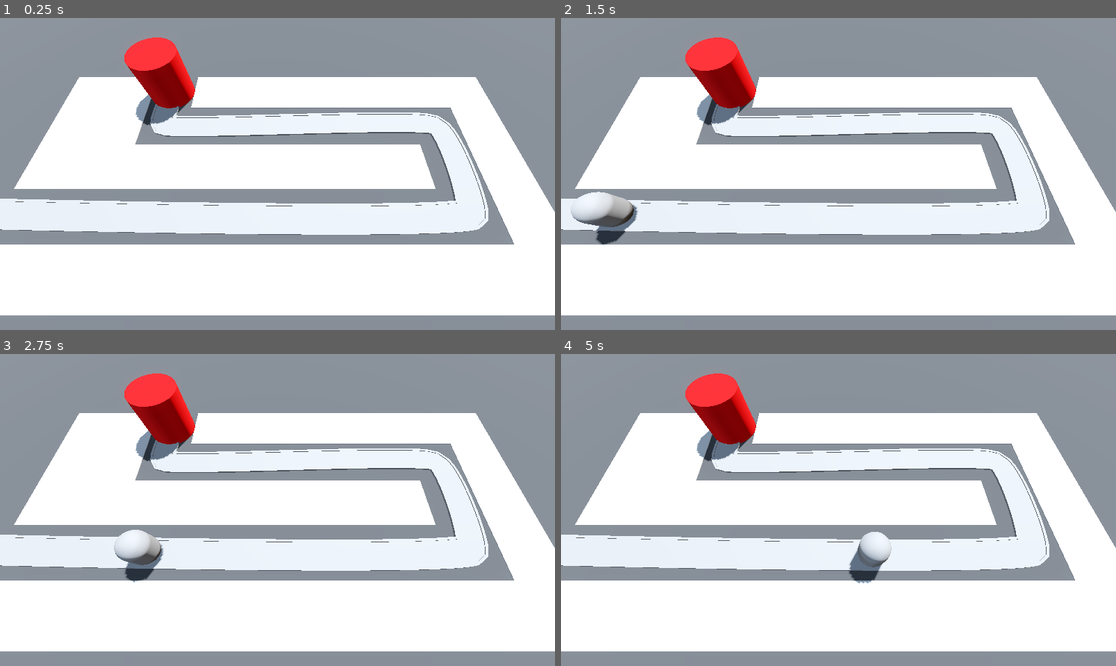
Above: before the commit, frames 1-4 (two rows, left to right).
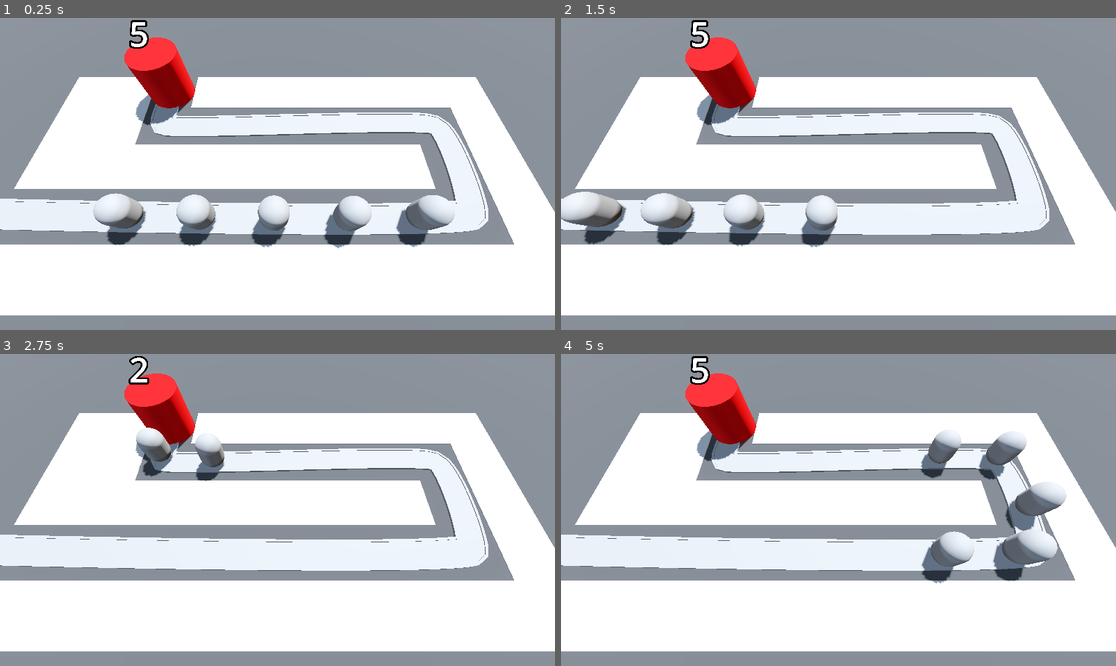
Above: after the commit, the same moments.

Repository: MireiaGonzalez/3d-tower-defence
Game: Godot game, scene res://BaseLevel.tscn
Same seed, same stepped clock (60 frames per second), same inputs: the game is played once before the commit and once after it.
Inputs:
- Up to frame 1 (0.25 s): no input
- Up to frame 2 (1.5 s): no input
- Up to frame 3 (2.75 s): no input
- Up to frame 4 (5 s): no input

The runs differ from the first frame. In frame 1, 4.1% of the frame differs, in the area x 16-82%, y 0-74%; in frame 2, 3.5%; in frame 3, 2.2%; in frame 4, 5.0%, in the area x 23-92%, y 0-74%.

Commit message:
improve handle base health

Diff:
--- a/Base/base.gd
+++ b/Base/base.gd
@@ -1,4 +1,20 @@
 class_name Base extends Node3D
 
+@export var max_health: int = 5
+
+@onready var label_3d: Label3D = $Label3D
+
+var current_health: int:
+	set(updated_health):
+		current_health = updated_health
+		label_3d.text = str(current_health)
+		if current_health < 1:
+			get_tree().reload_current_scene()
+	get:
+		return current_health
+
+func _ready() -> void:
+	current_health = max_health
+
 func take_damage() -> void:
-	print("damage dealt to base")
+	current_health -= 1
--- a/Base/base.tscn
+++ b/Base/base.tscn
@@ -14,3 +14,10 @@
 height = 4.0
 sides = 32
 material = SubResource("StandardMaterial3D_cbgtc")
+
+[node name="Label3D" type="Label3D" parent="."]
+transform = Transform3D(1, 0, 0, 0, 1, 0, 0, 0, 1, 0, 5.5, 0)
+billboard = 1
+text = "starting health"
+font_size = 500
+outline_size = 100
--- a/BaseLevel.tscn
+++ b/BaseLevel.tscn
@@ -100,5 +100,21 @@
 [node name="Enemy" parent="Path3D" instance=ExtResource("2_5x8ra")]
 transform = Transform3D(-4.37114e-08, 0, -1, 0, 1, 0, 1, 0, -4.37114e-08, -22.7167, 0, 5.85491)
 
+[node name="Enemy2" parent="Path3D" instance=ExtResource("2_5x8ra")]
+transform = Transform3D(-0.0222953, 0, -0.999751, 0, 1, 0, 0.999751, 0, -0.0222953, -17.7182, 0, 5.97443)
+progress = 5.0
+
+[node name="Enemy3" parent="Path3D" instance=ExtResource("2_5x8ra")]
+transform = Transform3D(-0.0193063, 0, -0.999814, 0, 1, 0, 0.999814, 0, -0.0193063, -12.7193, 0, 6.07854)
+progress = 10.0
+
+[node name="Enemy4" parent="Path3D" instance=ExtResource("2_5x8ra")]
+transform = Transform3D(-0.0157902, 0, -0.999875, 0, 1, 0, 0.999875, 0, -0.0157902, -7.72, 0, 6.16662)
+progress = 15.0
+
+[node name="Enemy5" parent="Path3D" instance=ExtResource("2_5x8ra")]
+transform = Transform3D(-0.0111026, 0, -0.999938, 0, 1, 0, 0.999938, 0, -0.0111026, -2.72045, 0, 6.23452)
+progress = 20.0
+
 [node name="Base" parent="." instance=ExtResource("3_o2j4u")]
 transform = Transform3D(1, 0, 0, 0, 1, 0, 0, 0, 1, -10.0017, 0, -5.89437)
--- a/Enemy/enemy.gd
+++ b/Enemy/enemy.gd
@@ -7,4 +7,5 @@
 func _process(delta: float) -> void:
 	progress += speed * delta
 	if progress_ratio == 1:
+		set_process(false)
 		base.take_damage()
--- a/Enemy/enemy.tscn
+++ b/Enemy/enemy.tscn
@@ -9,7 +9,7 @@
 [node name="Enemy" type="PathFollow3D"]
 loop = false
 script = ExtResource("1_2pb1h")
-speed = 5.0
+speed = 50.0
 
 [node name="MeshInstance3D" type="MeshInstance3D" parent="."]
 transform = Transform3D(1, 0, 0, 0, 1, 0, 0, 0, 1, 0, 1.5, 0)
